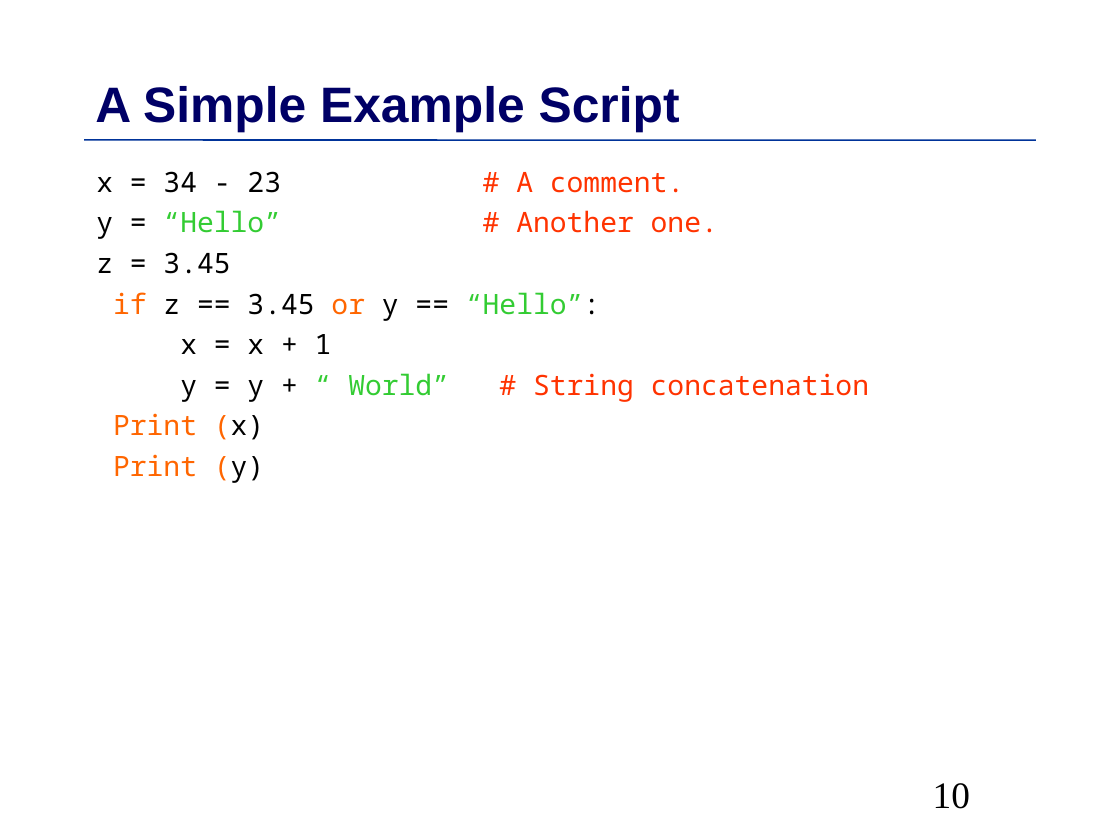
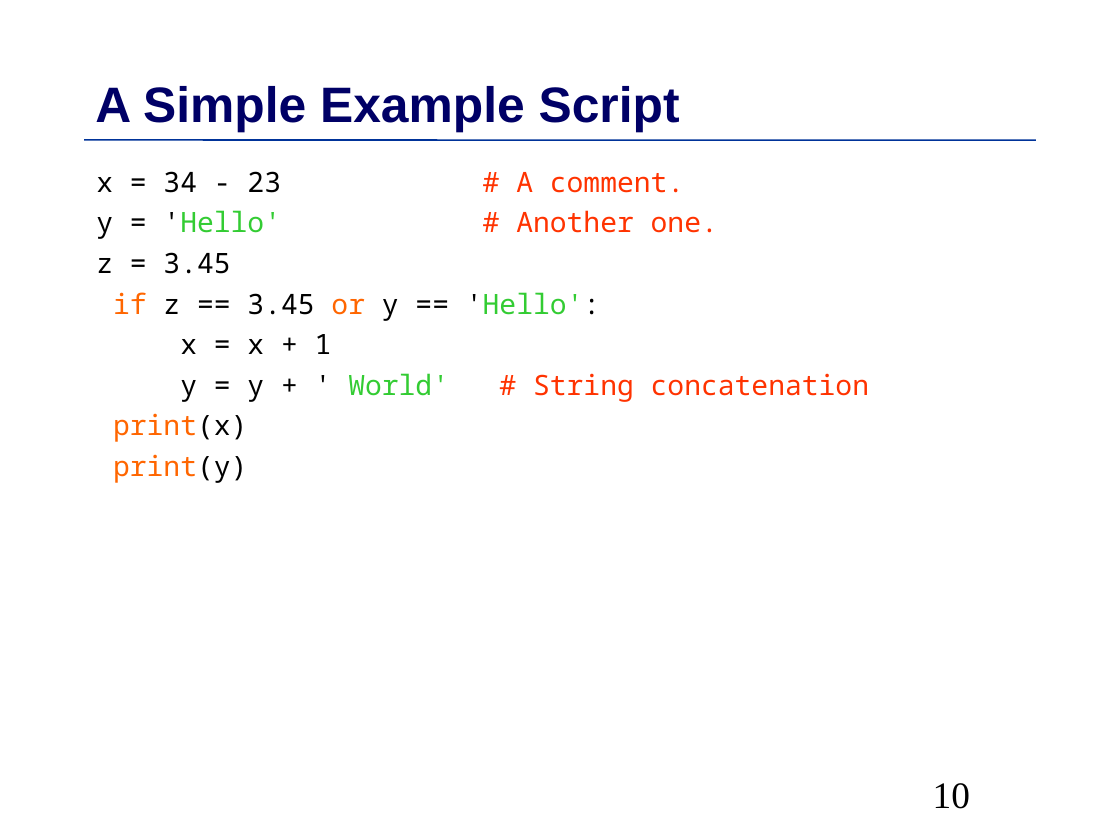
Before and after one commit to MPIDS/Python-Course, a slide deck: slide 10 of 01-basics/Talk/Python-Introduction.odp. Drawn at 1120x840 pixels with LibreOffice and Linux fonts; fonts in the diff are those of the drawing. Boxes give left, top, right and bottom in pixels: in the first picture for what was removed or moved away, otherwise in the second. Text is boxed around its words. In the diff, an @@ line names an element or a change of style, - is before the commit and + after.

```diff
--- a/01-basics/Talk/Python-Introduction.odp
+++ b/01-basics/Talk/Python-Introduction.odp
@@ text at (x1=96, y1=210, x2=718, y2=239): text changed @@
-y = “Hello” # Another one.
+y = 'Hello' # Another one.
@@ text at (x1=113, y1=292, x2=600, y2=321): text changed @@
-if z == 3.45 or y == “Hello”:
+if z == 3.45 or y == 'Hello':
@@ text at (x1=113, y1=373, x2=869, y2=483): text changed @@
-y = y + “ World” # String concatenation
-Print (x)
-Print (y)
+y = y + ' World' # String concatenation
+print(x)
+print(y)
```
Also in this commit, not shown: 46 other slides changed, 1 slide added, 1 slide removed.
